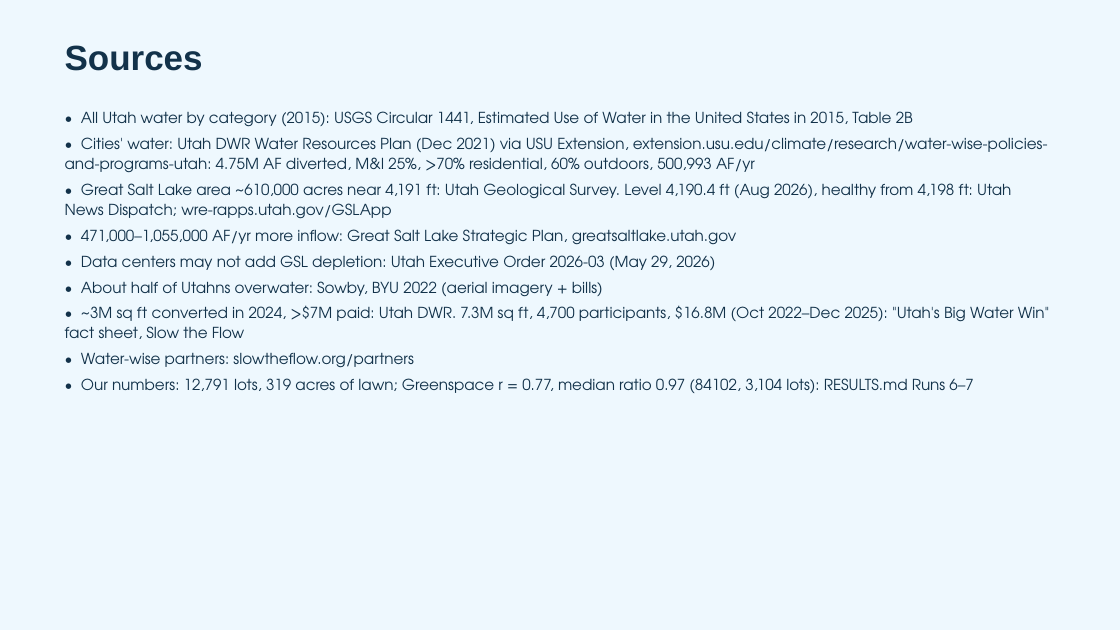
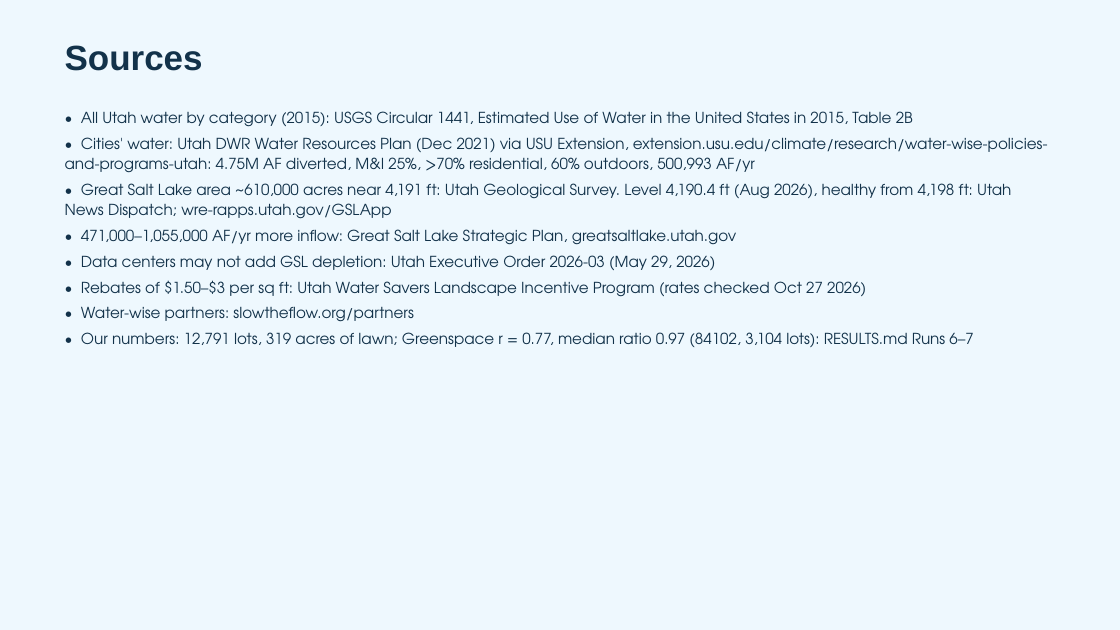
Before and after one commit to adamfortuna/overwatering, a slide deck: slide 25 of docs/pitch/overwatering.pptx (slide 26 before the commit). Drawn at 1120x630 pixels with LibreOffice and Linux fonts; fonts in the diff are those of the drawing. Boxes give left, top, right and bottom in pixels: in the first picture for what was removed or moved away, otherwise in the second. Text is boxed around its words. In the diff, an @@ line names an element or a change of style, - is before the commit and + after.

```diff
--- a/docs/pitch/overwatering.pptx
+++ b/docs/pitch/overwatering.pptx
@@ text at box(81, 280, 866, 297): text changed @@
-• About half of Utahns overwater: Sowby, BYU 2022 (aerial imagery + bills)
-• ~3M sq ft converted in 2024, >$7M paid: Utah DWR. 7.3M sq ft, 4,700 participants, $16.8M (Oct 2022–Dec 2025): "Utah's Big Water Win" fact sheet, Slow the Flow
+• Rebates of $1.50–$3 per sq ft: Utah Water Savers Landscape Incentive Program (rates checked Oct 27 2026)
```
Also in this commit, not shown: 1 slide removed, 4 other files.
